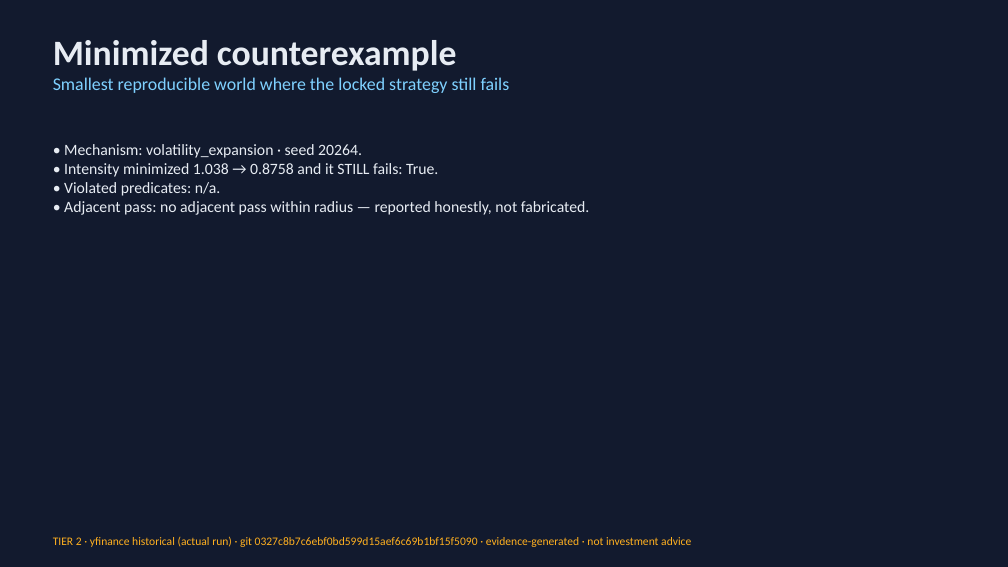
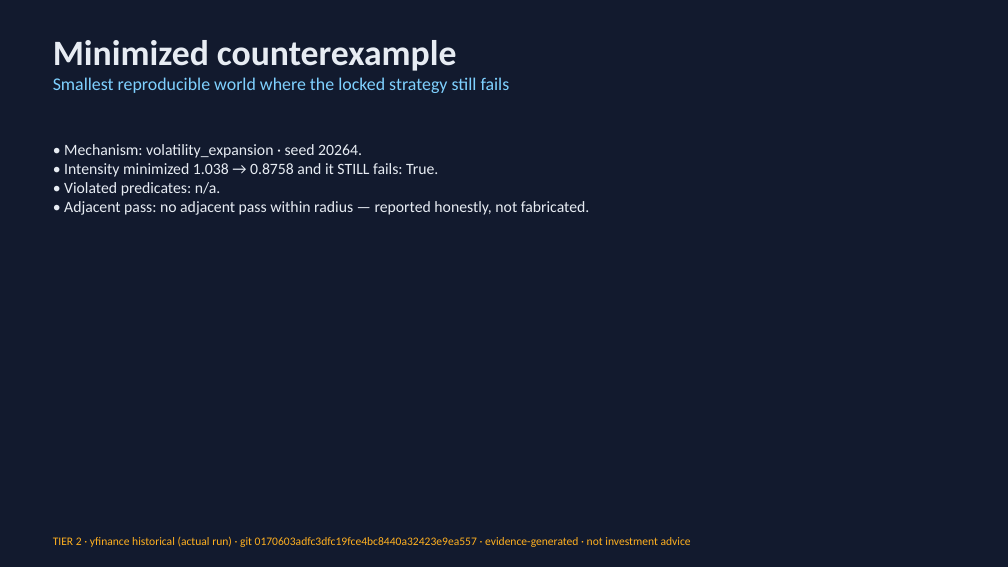
Before and after one commit to Scott-Switzer/market-fuzzer, a slide deck: slide 6 of app/static/pitch-deck/fenrix_deck.pptx. Drawn at 1008x567 pixels with LibreOffice and Linux fonts; fonts in the diff are those of the drawing. Boxes give left, top, right and bottom in pixels: in the first picture for what was removed or moved away, otherwise in the second. Text is boxed around its words. In the diff, an @@ line names an element or a change of style, - is before the commit and + after.

Commit message:
chore(fenrix-submission): regenerate deck from yfinance evidence dir at HEAD 0170603 (data_mode=yfinance)

```diff
--- a/app/static/pitch-deck/fenrix_deck.pptx
+++ b/app/static/pitch-deck/fenrix_deck.pptx
@@ text at [53, 536, 691, 547]: text changed @@
-TIER 2 · yfinance historical (actual run) · git 0327c8b7c6ebf0bd599d15aef6c69b1bf15f5090 · evidence-generated · not investment advice
+TIER 2 · yfinance historical (actual run) · git 0170603adfc3dfc19fce4bc8440a32423e9ea557 · evidence-generated · not investment advice
```
Also in this commit, not shown: 3 other slides changed, 2 other files.
